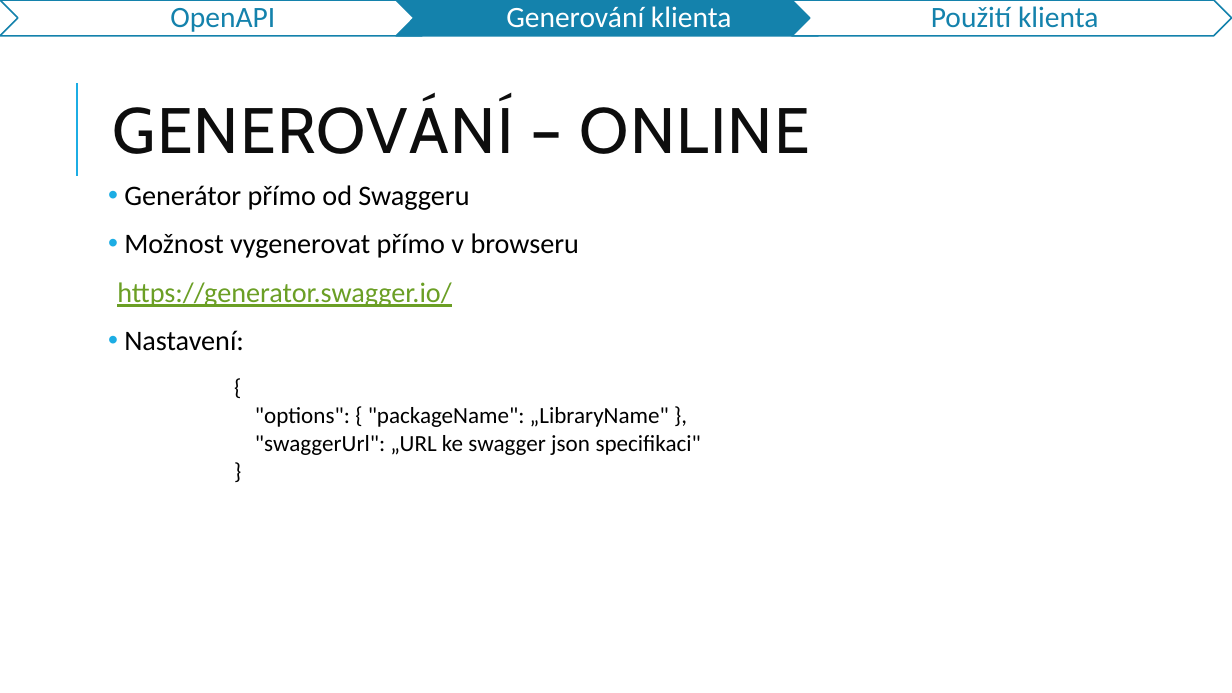
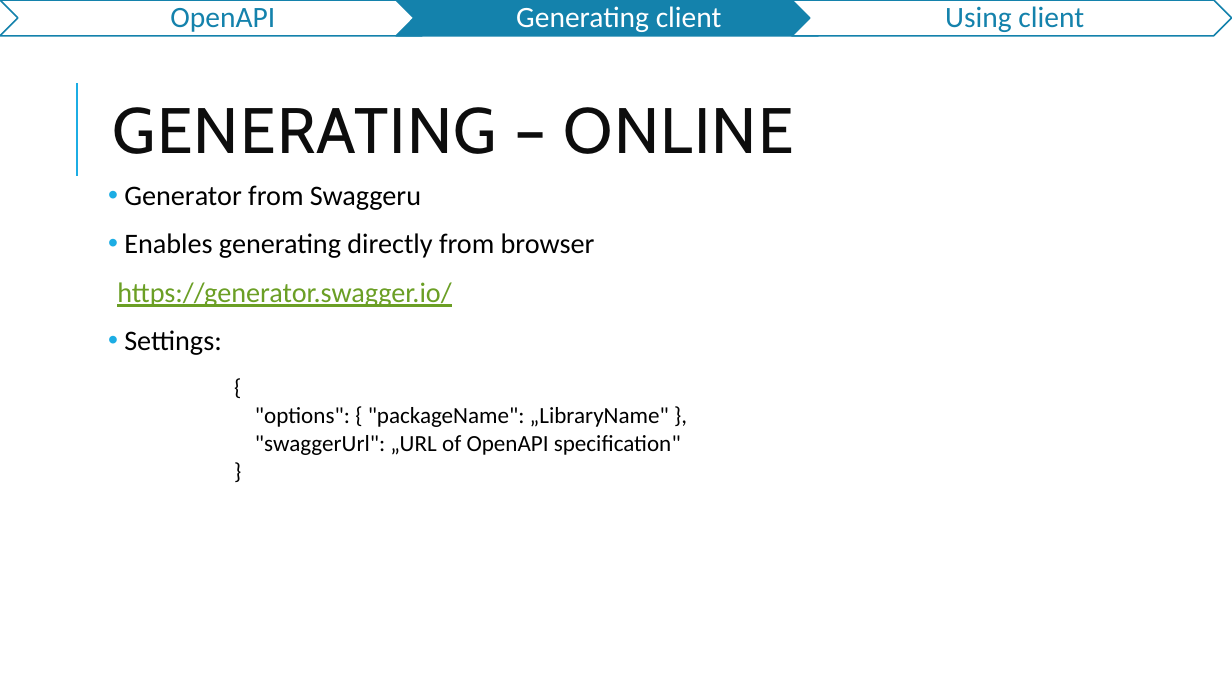
Before and after one commit to jasho/pv239-maui, a slide deck: slide 14 of 06_API/PV239-Xamarin-06_API.pptx. Drawn at 1232x693 pixels with LibreOffice and Linux fonts; fonts in the diff are those of the drawing. Boxes give left, top, right and bottom in pixels: in the first picture for what was removed or moved away, otherwise in the second. Text is boxed around its words. In the diff, an @@ line names an element or a change of style, - is before the commit and + after.

```diff
--- a/06_API/PV239-Xamarin-06_API.pptx
+++ b/06_API/PV239-Xamarin-06_API.pptx
@@ text at <box>516,6,722,32</box>: text changed @@
-Generování klienta
+Generating client
@@ text at <box>945,6,1084,32</box>: text changed @@
-Použití klienta
+Using client
@@ title at <box>113,107,794,154</box>: text changed @@
-GENEROVÁNÍ – ONLINE
+GENERATING – ONLINE
@@ text at <box>124,185,595,258</box>: text changed @@
-• Generátor přímo od Swaggeru
-• Možnost vygenerovat přímo v browseru
+• Generator from Swaggeru
+• Enables generating directly from browser
@@ text at <box>124,330,222,355</box>: text changed @@
-• Nastavení:
+• Settings:
@@ text at <box>255,435,681,455</box>: text changed @@
-"swaggerUrl": „URL ke swagger json specifikaci"
+"swaggerUrl": „URL of OpenAPI specification"
```
Also in this commit, not shown: 18 other slides changed, 3 slides removed, 1 other file.
